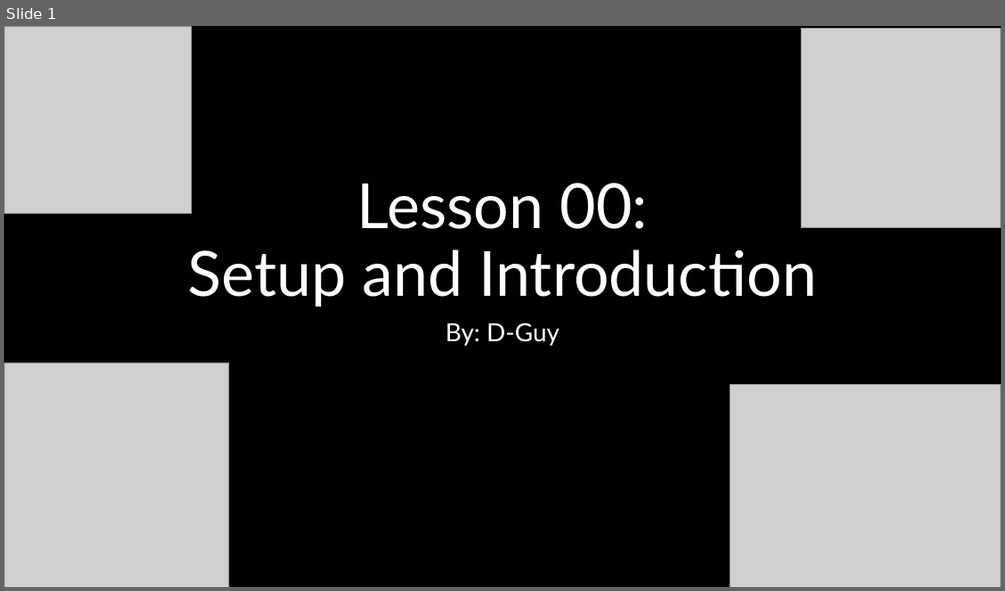
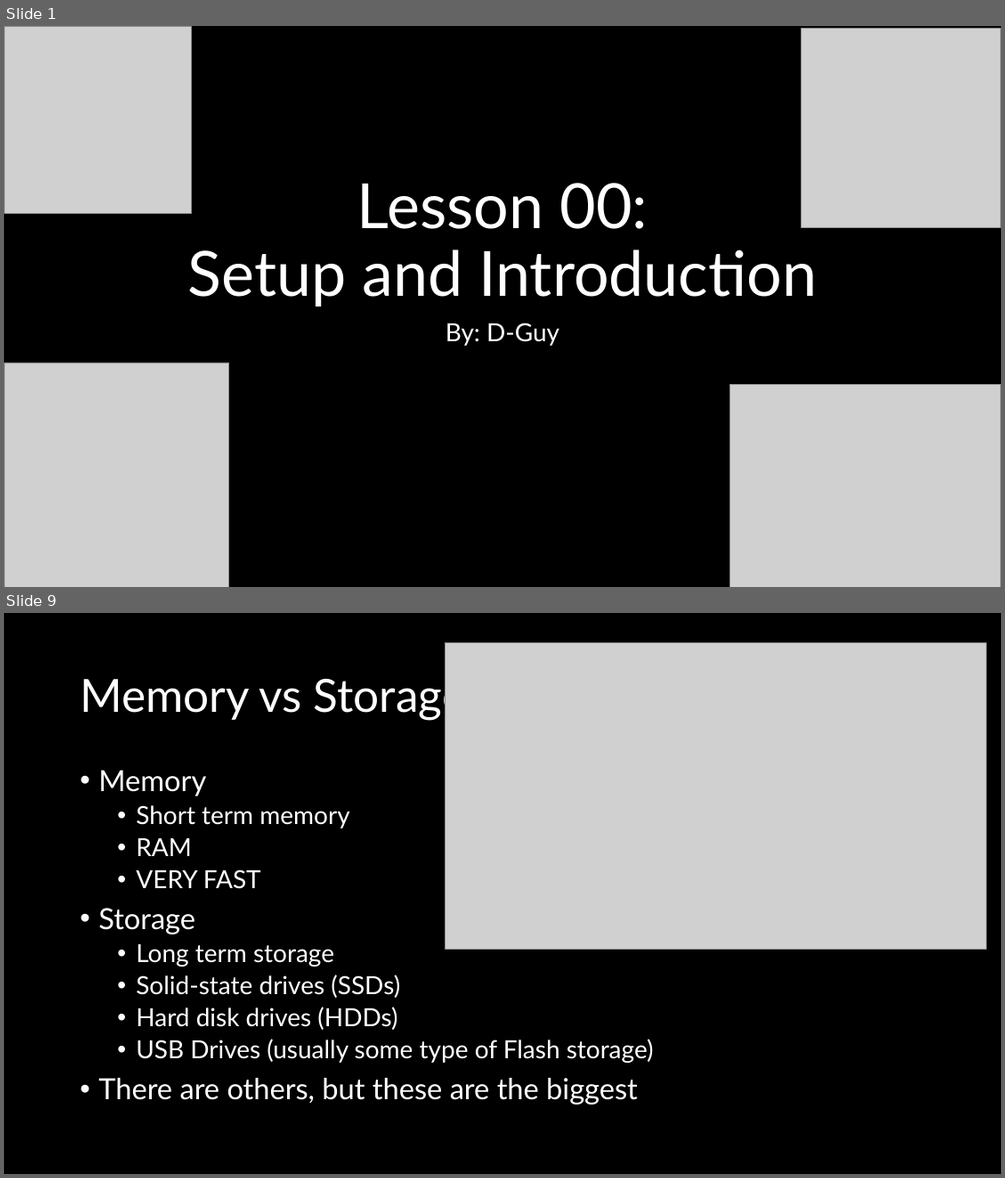
Before and after one commit to d-guh/computer-courses, a slide deck: lessons/00/lesson-00.pptx. Shown one above the other, each under a label of ours: slide 1 before the commit, slides 1 and 9 after it; the slides between them are not shown. The pictures are 1005x591 and 1005x1178 pixels, drawn with LibreOffice and Linux fonts; fonts in the diff are those of the drawing; grey boxes stand for pictures; background and template pictures are left out. Boxes give left, top, right and bottom in pixels: in the first picture for what was removed or moved away, otherwise in the second. Text is boxed around its words. In the diff, an @@ line names an element or a change of style, - is before the commit and + after.

```diff
--- a/lessons/00/lesson-00.pptx
+++ b/lessons/00/lesson-00.pptx
@@ slide 9 added at box(4, 613, 1001, 1174), background #000000 @@
@@ picture added at box(445, 643, 986, 949) @@
@@ title added at box(80, 672, 466, 720), 44 pt, text #FFFFFF @@
+Memory vs Storage
@@ text added at box(98, 770, 654, 1104), 24 pt, text #FFFFFF @@
+• Memory
+  • Short term memory
+  • RAM
+  • VERY FAST
+• Storage
+  • Long term storage
+  • Solid-state drives (SSDs)
+  • Hard disk drives (HDDs)
+  • USB Drives (usually some type of Flash storage)
+• There are others, but these are the biggest
```
Also in this commit, not shown: 22 other slides added, 1 slide removed, 1 other file.
